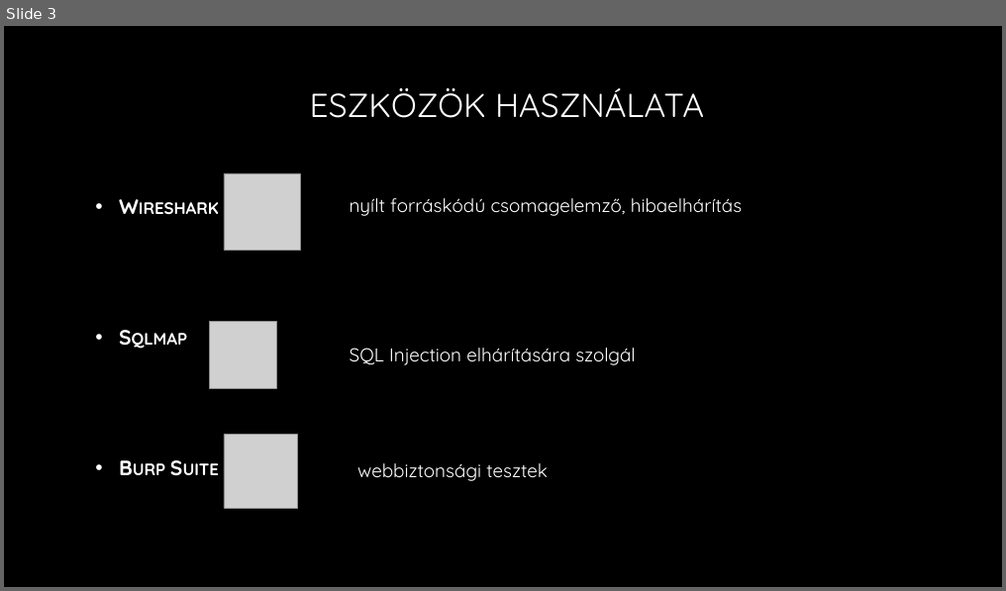
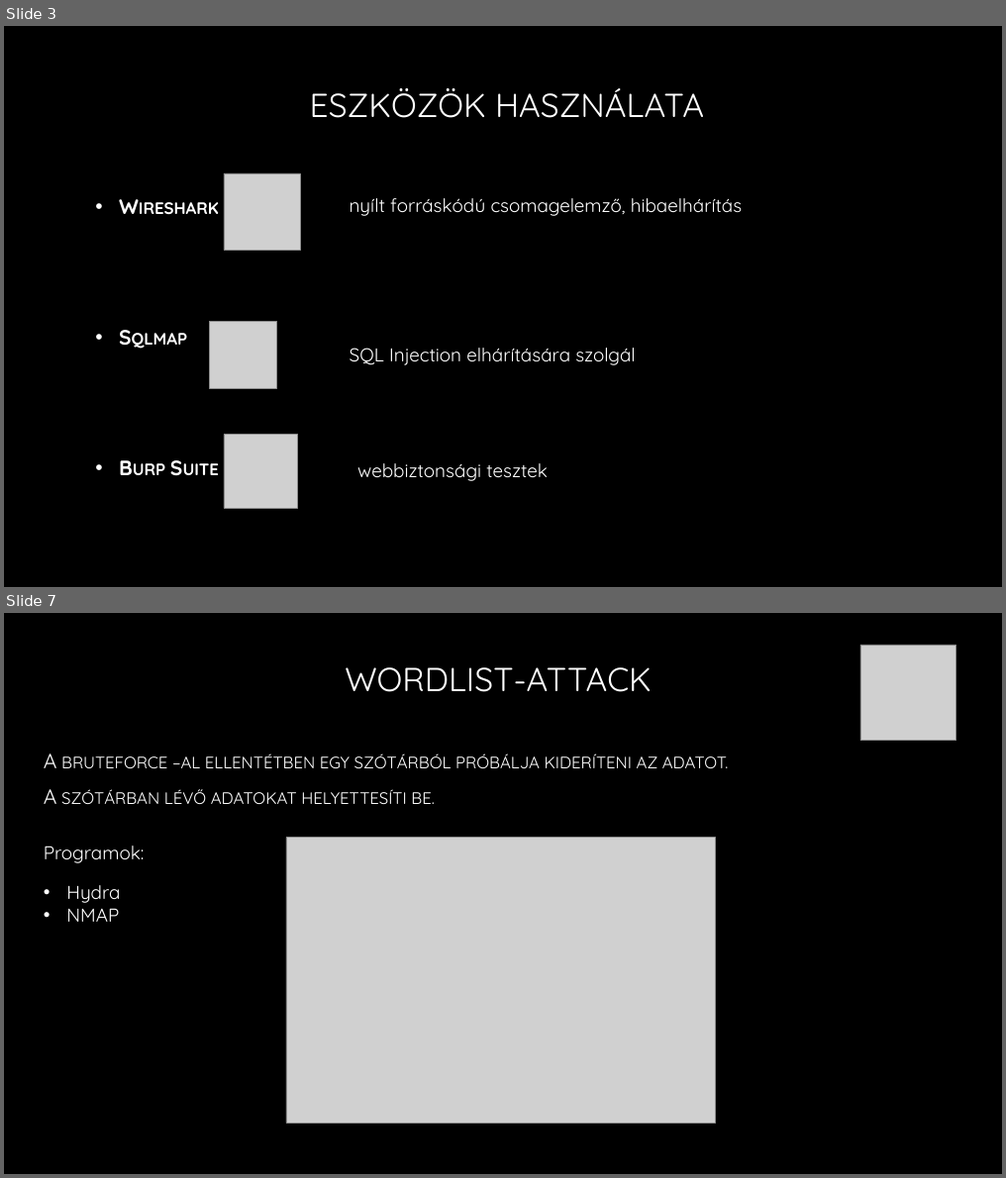
Before and after one commit to docziadrian/prezentacio, a slide deck: Etikus hackelés.pptx. Shown one above the other, each under a label of ours: slide 3 before the commit, slides 3 and 7 after it; the slides between them are not shown. The pictures are 1006x591 and 1006x1178 pixels, drawn with LibreOffice and Linux fonts; fonts in the diff are those of the drawing; grey boxes stand for pictures; background and template pictures are left out. Boxes give left, top, right and bottom in pixels: in the first picture for what was removed or moved away, otherwise in the second. Text is boxed around its words. In the diff, an @@ line names an element or a change of style, - is before the commit and + after.

Commit message:
Payloadok, beef, bruteforce, wordlist-attack.

```diff
--- a/Etikus hackelés.pptx
+++ b/Etikus hackelés.pptx
@@ slide 7 added at (4, 613, 1002, 1174), background picture (left out) @@
@@ title added at (345, 667, 651, 692), 32 pt, text gradient #FFFFFF to #A6A6A6 @@
+WORDLIST-ATTACK
@@ picture added at (860, 645, 956, 741) @@
@@ text added at (44, 754, 729, 804), 20 pt, text gradient #FFFFFF to #BFBFBF, small capitals @@
+A bruteforce –al ellentétben egy szótárból próbálja kideríteni az adatot.
+A szótárban lévő adatokat helyettesíti be.
@@ text added at (44, 846, 145, 863), 18 pt, text #FFFFFF @@
+Programok:
@@ picture added at (286, 838, 715, 1124) @@
@@ text added at (66, 885, 120, 922), 18 pt, text #FFFFFF @@
+• Hydra
+• NMAP
```
Also in this commit, not shown: 2 slides changed, 7 other slides added, 3 slides removed.
